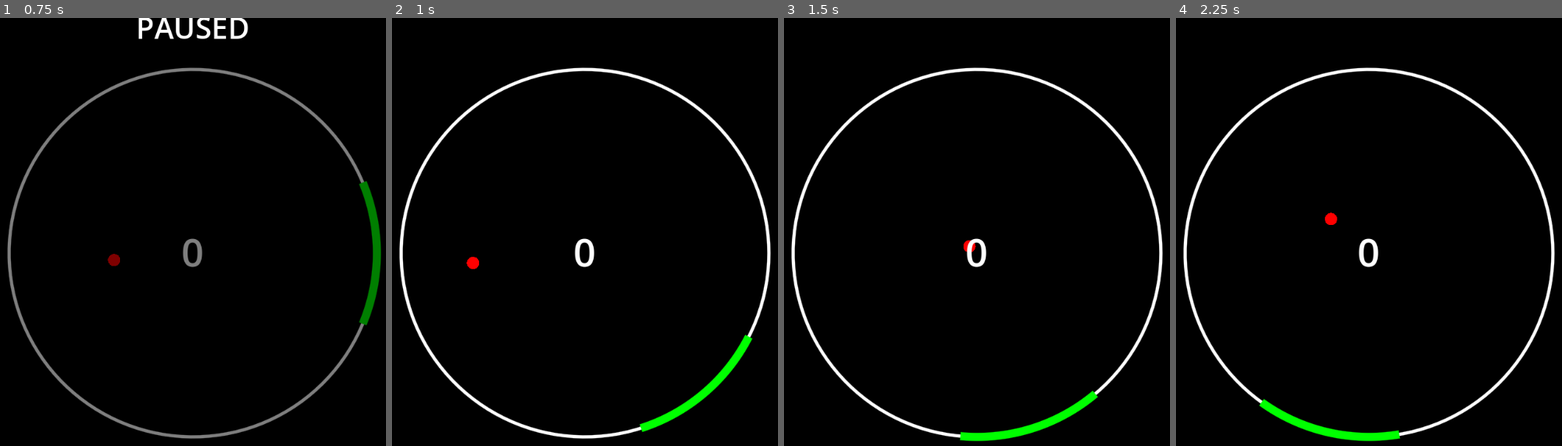
Above: before the commit, frames 1-4 (left to right).
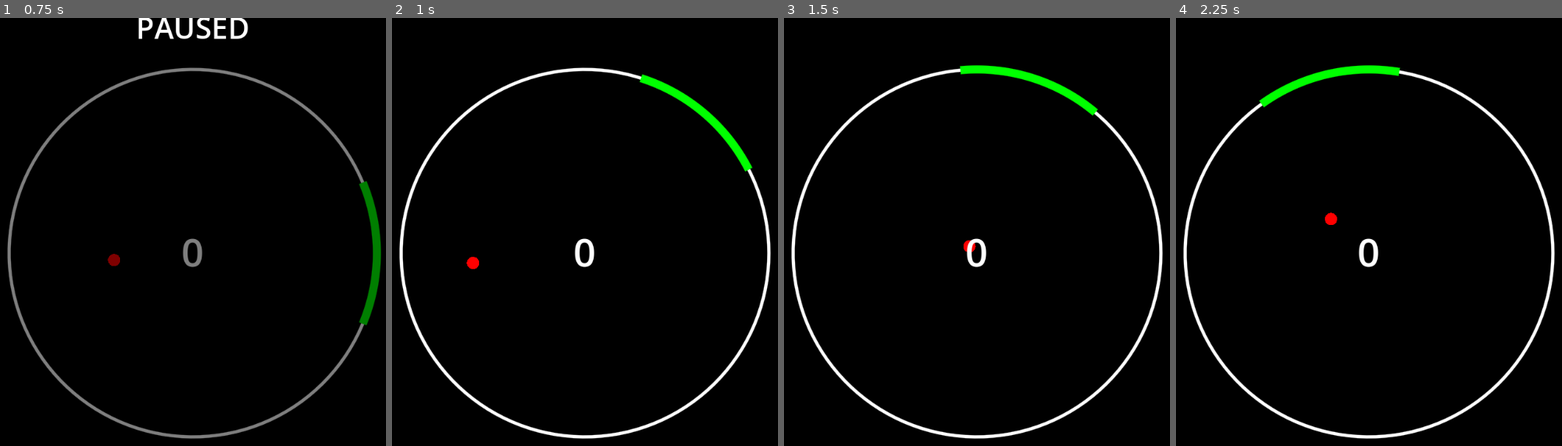
Above: after the commit, the same moments.

Repository: hstubb2/pong_circle
Game: Godot game, scene res://main.tscn
The game is run twice, just before and just after one commit, with the same random seed, the same clock (stepped at 60 frames per second) and the same inputs.
Inputs (mouse positions are in pixels of both pictures, inside the frame that each line leads up to):
- Up to frame 1 (0.75 s): tap Enter (ui_accept) at 0.5 s; move the mouse to (331, 227) at 0.52 s; hold Right (ui_right) from 0.53 s (still down); click (331, 227) at 0.67 s
- Up to frame 2 (1 s): keep holding Right (ui_right); tap Enter (ui_accept) at 0.77 s
- Up to frame 3 (1.5 s): move the mouse to (849, 274) at 1.27 s; release Right (ui_right) at 1.28 s; hold Left (ui_left) from 1.28 s (still down)
- Up to frame 4 (2.25 s): tap Enter (ui_accept) at 1.52, 2 s; move the mouse to (1430, 150) at 2.02 s; release Left (ui_left) at 2.03 s; hold Right (ui_right) from 2.03 s (still down)

Frame 1 is identical in both runs. In frame 2, 1.6% of the frame differs, in the area x 64-94%, y 13-97%; in frame 3, 1.6%; in frame 4, 1.6%.

Commit message:
Invert keyboard arrow controls

Diff:
--- a/main.gd
+++ b/main.gd
@@ -110,7 +110,7 @@
     # Keyboard movement (Left/Right arrows or A/D)
     var input_axis = Input.get_axis("ui_left", "ui_right")
     if input_axis != 0.0:
-        paddle_angle += input_axis * delta * 4.0
+        paddle_angle -= input_axis * delta * 4.0
 
     # Block Logic & Collision
     var blocks_to_remove = []
